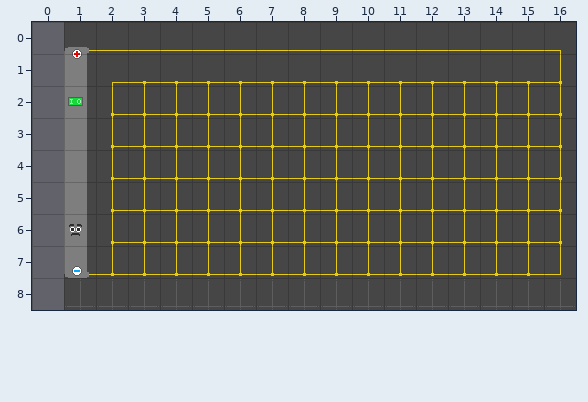
Tiled map, stored at assets/src/card2.tmx. Above, as it was before the edit.
Cells are 32x32 px. Shown: x 0..16, y 0..8. The old version is drawn lined up with the new one.
Now the later version:
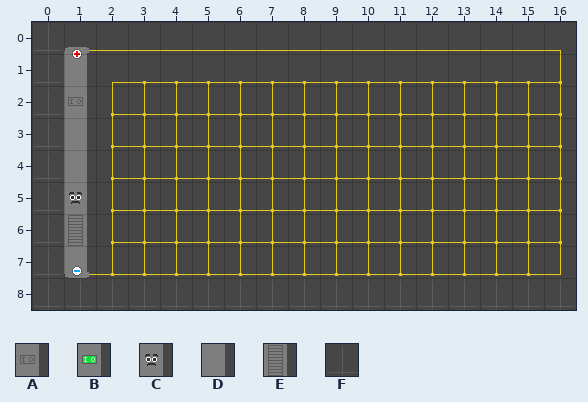
Key: from "tileset": A 5, B 37, C 69, D 70, E 71, F 99.
_ is an empty cell.
Diff:
map size 16x9 -> 17x9 cells (old content now starts at 1,0; both pictures use the new coordinates)
Layer "Tile Layer 1":
The edit turns tile B into tile A in row 2 at x 1.
The edit turns tile D into tile C in row 5 at x 1.
The edit turns tile C into tile E in row 6 at x 1.
There is now tile F in rows 0 to 8 at x 0.
